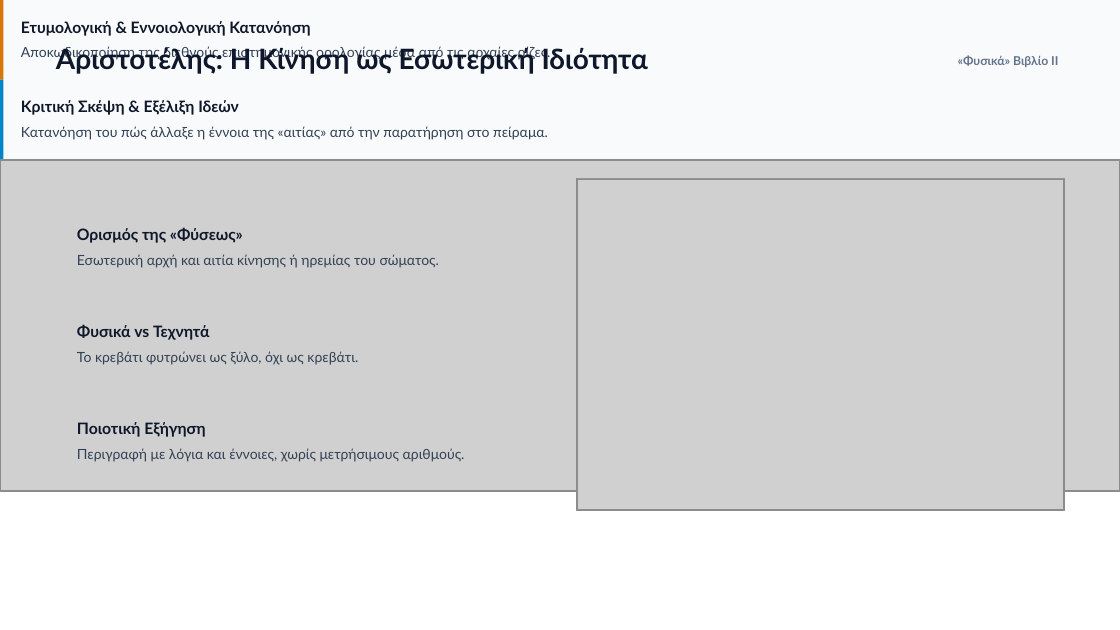
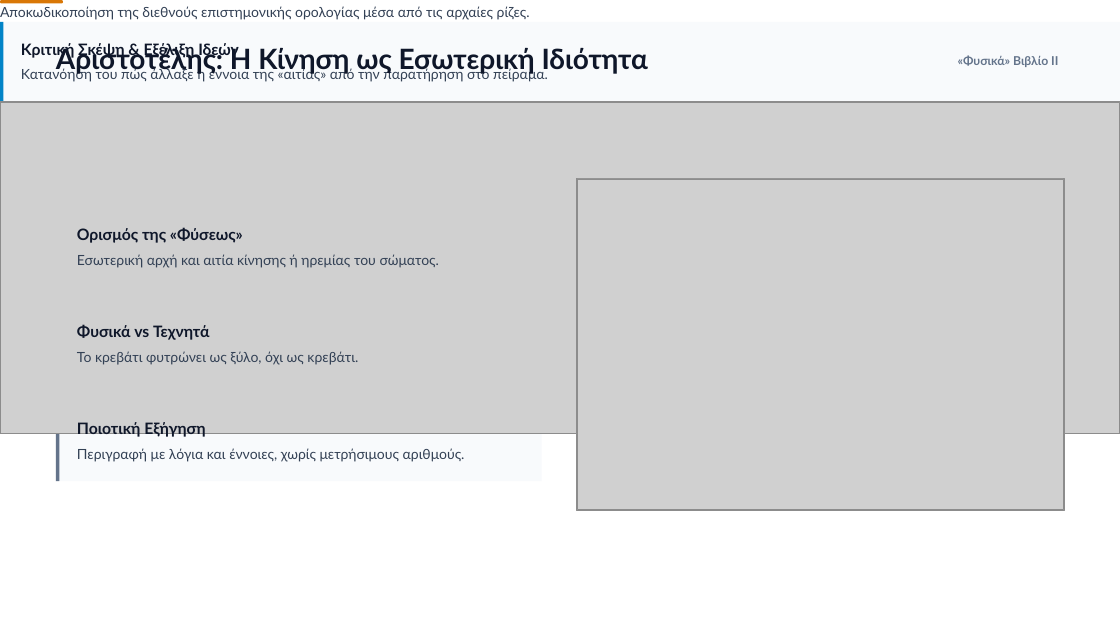
Before and after one commit to phalexandra32-dot/phalexandra32-dot.github.io, a slide deck: slide 16 of public/collaborative/physics-ancient-greek-motion-etymology-presentation.pptx (slide 3 before the commit). Drawn at 1120x630 pixels with LibreOffice and Linux fonts; fonts in the diff are those of the drawing; grey boxes stand for pictures. Boxes give left, top, right and bottom in pixels: in the first picture for what was removed or moved away, otherwise in the second. Text is boxed around its words. In the diff, an @@ line names an element or a change of style, - is before the commit and + after.

```diff
--- a/public/collaborative/physics-ancient-greek-motion-etymology-presentation.pptx
+++ b/public/collaborative/physics-ancient-greek-motion-etymology-presentation.pptx
@@ 2 texts, 1 picture, 1 rectangle: place and size @@
-2 texts, 1 picture, 1 rectangle at [0, 80, 1120, 492]
+2 texts, 1 picture, 1 rectangle at [0, 22, 1120, 434]
@@ text "Αποκωδικοποίηση της διεθνούς επιστημονικής ορολογίας ...": place and size @@
-text "Αποκωδικοποίηση της διεθνούς επιστημονικής ορολογίας ..." at [21, 46, 551, 61]
+text "Αποκωδικοποίηση της διεθνούς επιστημονικής ορολογίας ..." at [0, 6, 530, 20]
@@ rectangle: place and size @@
-rectangle at [0, 0, 1120, 80]
+rectangle at [0, 22, 1120, 102]
@@ rectangle removed at [0, 0, 3, 80] @@
@@ rounded rectangle added at [0, 0, 63, 3], fill #D97706 @@
@@ text removed at [21, 21, 310, 36] @@
-Ετυμολογική & Εννοιολογική Κατανόηση
@@ rectangle removed at [0, 80, 1120, 160] @@
@@ picture: place and size @@
-picture at [1, 160, 1119, 492]
+picture at [1, 103, 1119, 434]
@@ rectangle added at [56, 402, 542, 481], fill #F8FAFC @@
@@ rectangle added at [56, 402, 60, 481], fill #64748B @@
```
Also in this commit, not shown: 13 other slides changed, 13 slides added.
